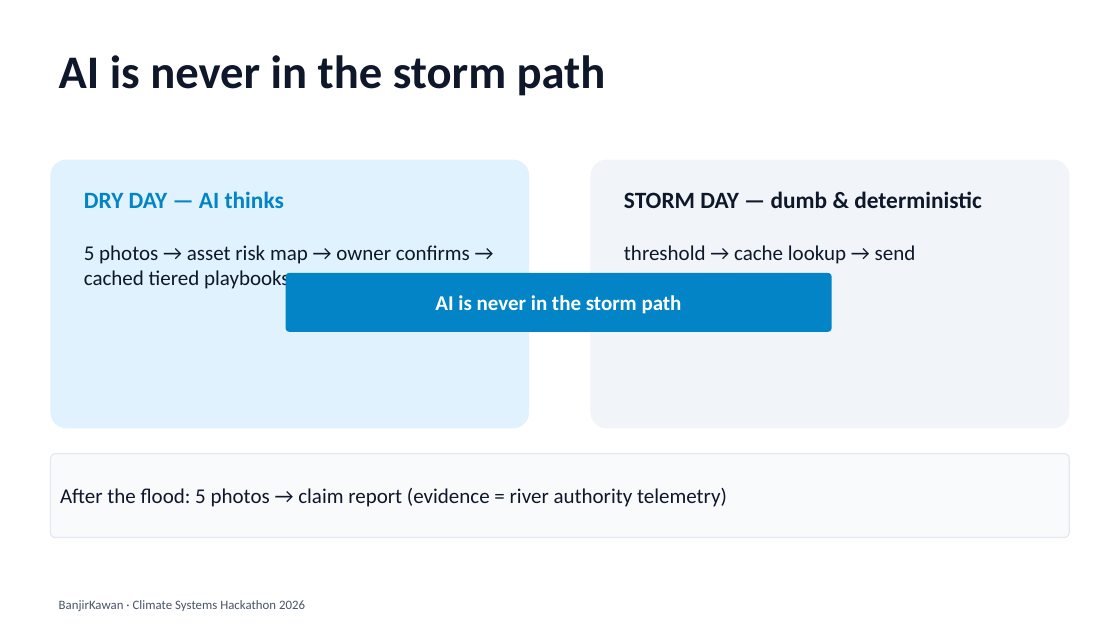
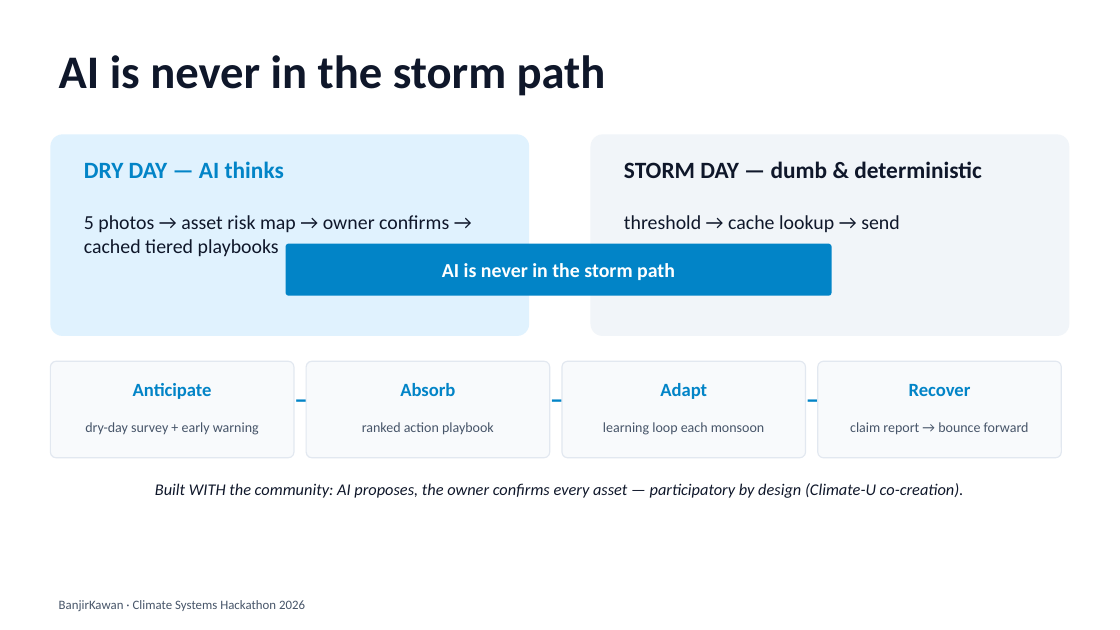
Before and after one commit to jhjh1214/BanjirKawan, a slide deck: slide 5 of docs/BanjirKawan.pptx. Drawn at 1120x630 pixels with LibreOffice and Linux fonts; fonts in the diff are those of the drawing. Boxes give left, top, right and bottom in pixels: in the first picture for what was removed or moved away, otherwise in the second. Text is boxed around its words. In the diff, an @@ line names an element or a change of style, - is before the commit and + after.

Commit message:
feat(pitch): name the four resilience capacities and Climate-U co-creation
Reflect the webinar's own frameworks back to the panel on Slide 5:
- map the product to Anticipate / Absorb / Adapt / Recover ("bounce forward")
- make the participatory onboarding explicit as Climate-U co-creation
- update the Slide 5 script beat to match

Closes the last content gap before rehearsal; deck stays 11 slides.

```diff
--- a/docs/BanjirKawan.pptx
+++ b/docs/BanjirKawan.pptx
@@ rounded rectangle: place and size @@
-rounded rectangle at [50,160,529,429]
+rounded rectangle at [50,134,529,336]
@@ rounded rectangle: place and size @@
-rounded rectangle at [591,160,1070,429]
+rounded rectangle at [591,134,1070,336]
@@ size 18 to 17 pt in 3 elements at [624,215,899,232], [286,244,832,296], [84,215,449,257] @@
@@ text "5 photos → asset risk ...": place and size @@
-text "5 photos → asset risk ..." at [84,245,470,292]
+text "5 photos → asset risk ..." at [84,215,449,257]
@@ 3 texts: place and size @@
-3 texts at [84,191,982,264]
+3 texts at [84,161,982,232]
@@ rounded rectangle "AI is never in the ...": place and size @@
-rounded rectangle "AI is never in the ..." at [286,273,832,332]
+rounded rectangle "AI is never in the ..." at [286,244,832,296]
@@ rounded rectangle added at [50,361,294,458], fill #F8FAFC, outline #E2E8F0 1 pt @@
@@ text added at [133,383,212,399], 16 pt, text #0284C7, bold @@
+Anticipate
@@ text added at [287,382,317,424], 18 pt, text #0284C7, bold @@
+→
@@ rounded rectangle added at [307,361,550,458], fill #F8FAFC, outline #E2E8F0 1 pt @@
@@ text added at [400,383,455,396], 16 pt, text #0284C7, bold @@
+Absorb
@@ text added at [543,382,572,424], 18 pt, text #0284C7, bold @@
+→
@@ rounded rectangle added at [562,361,806,458], fill #F8FAFC, outline #E2E8F0 1 pt @@
@@ text added at [660,383,707,399], 16 pt, text #0284C7, bold @@
+Adapt
@@ text added at [799,382,828,424], 18 pt, text #0284C7, bold @@
+→
@@ rounded rectangle added at [818,361,1061,458], fill #F8FAFC, outline #E2E8F0 1 pt @@
@@ text added at [909,384,971,396], 16 pt, text #0284C7, bold @@
+Recover
@@ text added at [85,422,259,435], 12 pt, text #475569 @@
+dry-day survey + early warning
@@ text added at [362,422,494,435], 12 pt, text #475569 @@
+ranked action playbook
@@ text added at [603,422,764,435], 12 pt, text #475569 @@
+learning loop each monsoon
@@ text added at [850,422,1029,435], 12 pt, text #475569 @@
+claim report → bounce forward
@@ rounded rectangle removed at [50,454,1070,538] @@
-After the flood: 5 photos → claim report (evidence = river authority telemetry)
@@ text added at [155,483,964,498], 14 pt, text #0F172A, italic @@
+Built WITH the community: AI proposes, the owner confirms every asset — participatory by design (Climate-U co-creation).
```
Also in this commit, not shown: 2 other files.
